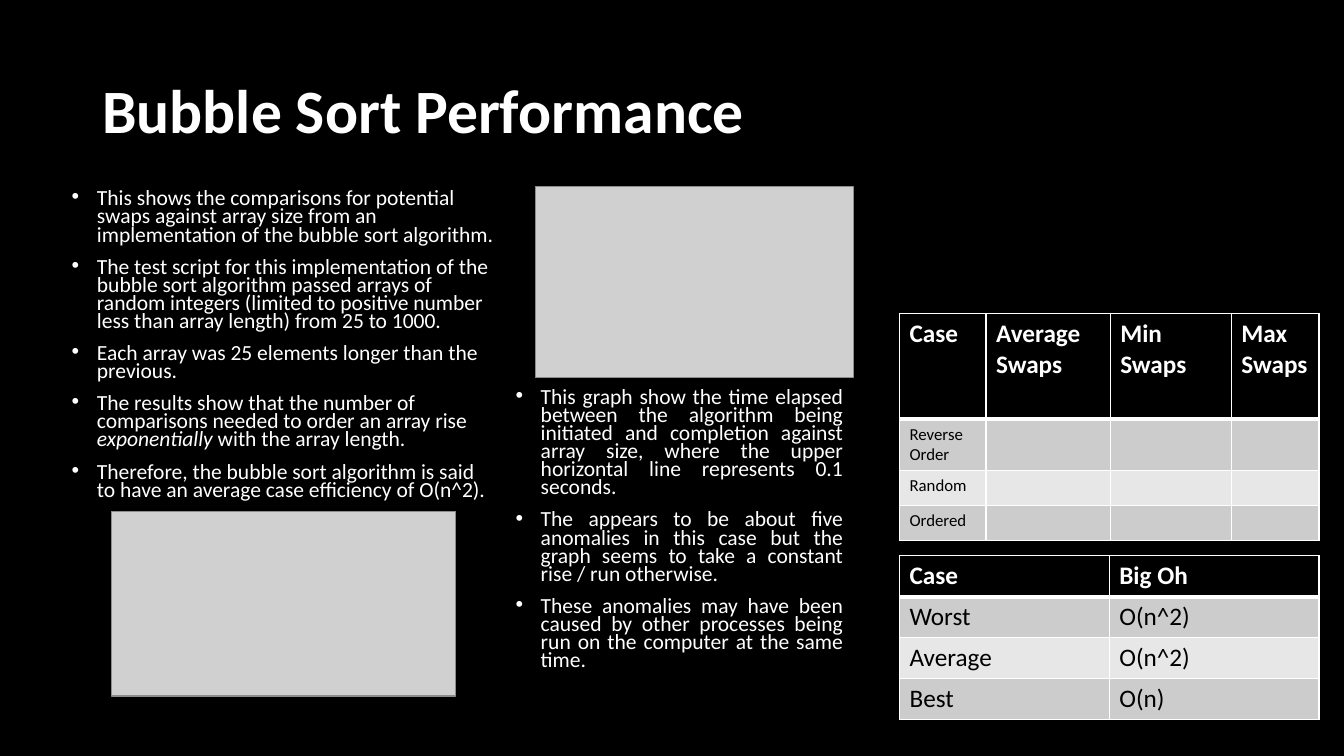
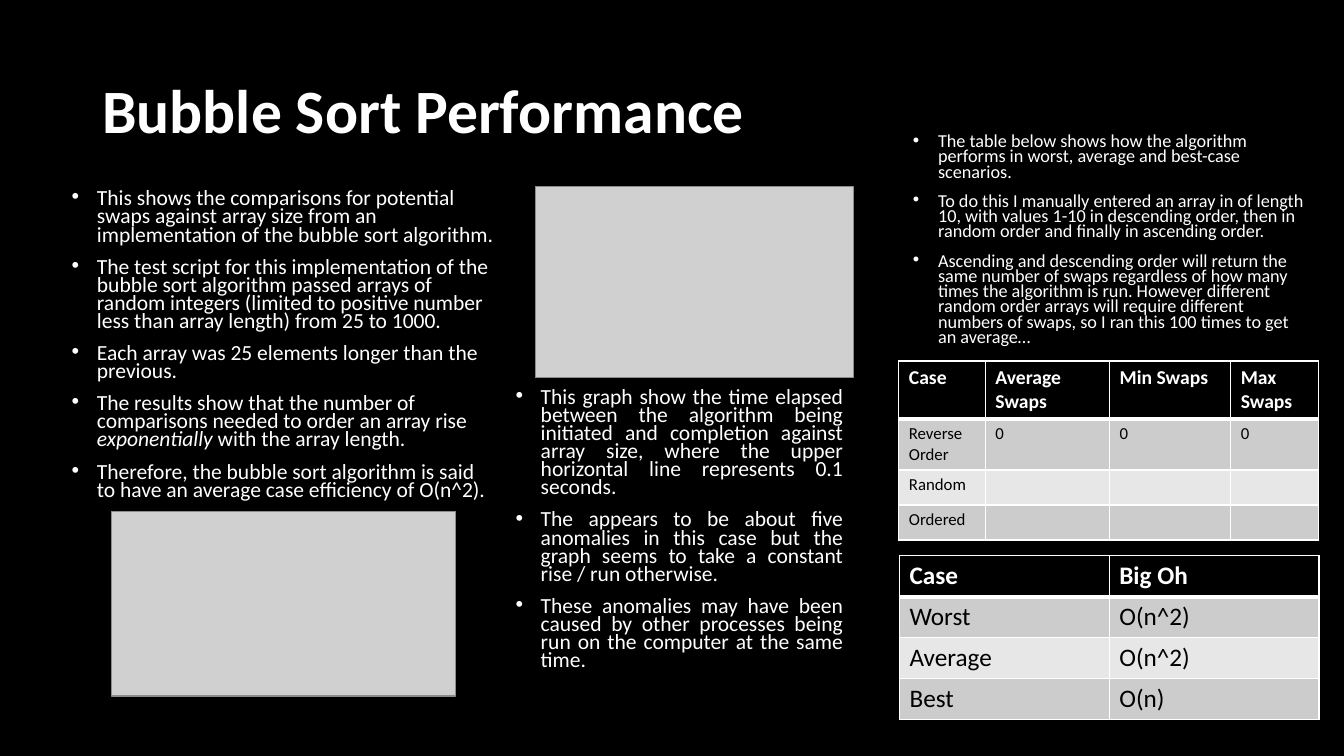
Before and after one commit to Maximilian72/ALGO_CW1, a slide deck: slide 3 of CW1/B00759381_CW1.pptx. Drawn at 1344x756 pixels with LibreOffice and Linux fonts; fonts in the diff are those of the drawing; grey boxes stand for pictures. Boxes give left, top, right and bottom in pixels: in the first picture for what was removed or moved away, otherwise in the second. Text is boxed around its words. In the diff, an @@ line names an element or a change of style, - is before the commit and + after.

```diff
--- a/CW1/B00759381_CW1.pptx
+++ b/CW1/B00759381_CW1.pptx
@@ text added at (938,134,1304,346), 12.9 pt, text #FFFFFF @@
+• The table below shows how the algorithm performs in worst, average and best-case scenarios.
+• To do this I manually entered an array in of length 10, with values 1-10 in descending order, then in random order and finally in ascending order.
+• Ascending and descending order will return the same number of swaps regardless of how many times the algorithm is run. However different random order arrays will require different numbers of swaps, so I ran this 100 times to get an average…
@@ table at (899,361,1319,538) @@
-row 2: Reverse Order |  |  | 
+row 2: Reverse Order | 0 | 0 | 0
@@ size 18 to 14 pt in "Case", "Average Swaps", "Min Swaps", "Max Swaps" @@
@@ table: place and size @@
-table at (899,314,1319,539)
+table at (899,361,1319,538)
```
Also in this commit, not shown: 2 other slides changed, 6 other files.
